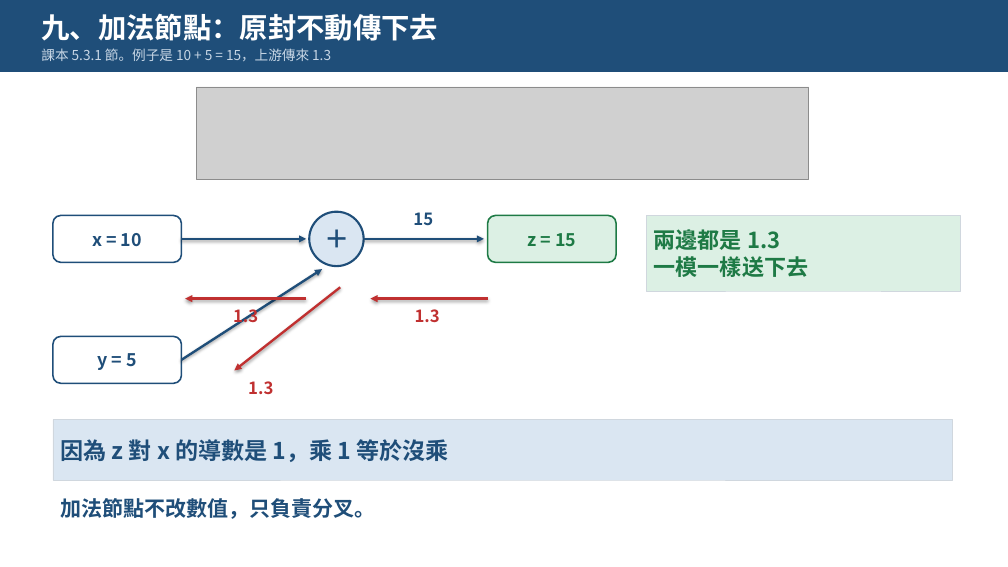
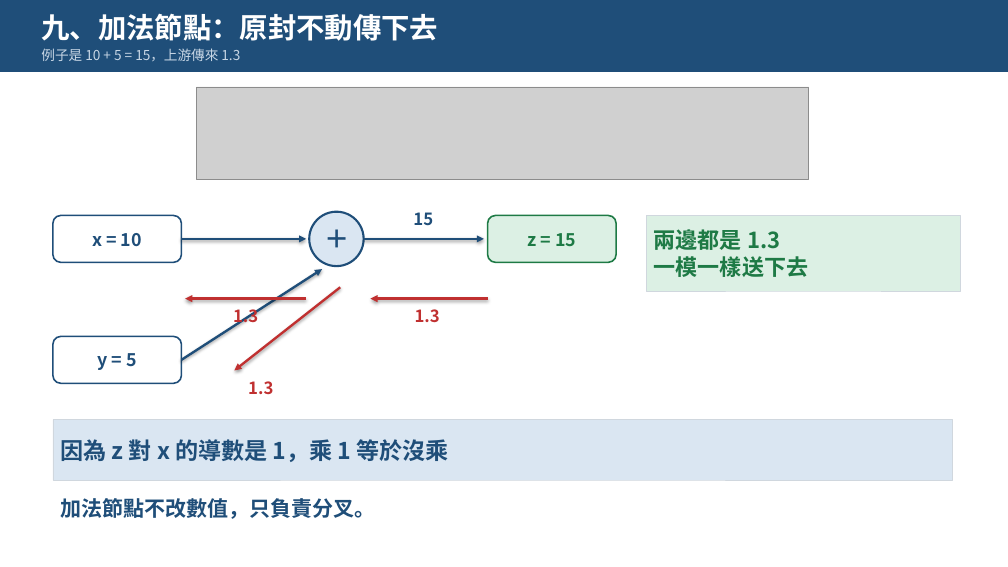
Before and after one commit to pychang-ai/115-1_DLMA, a slide deck: slide 11 of topics/backprop/課外主題_倒傳遞演算法.pptx. Drawn at 1008x567 pixels with LibreOffice and Linux fonts; fonts in the diff are those of the drawing; grey boxes stand for pictures. Boxes give left, top, right and bottom in pixels: in the first picture for what was removed or moved away, otherwise in the second. Text is boxed around its words. In the diff, an @@ line names an element or a change of style, - is before the commit and + after.

```diff
--- a/topics/backprop/課外主題_倒傳遞演算法.pptx
+++ b/topics/backprop/課外主題_倒傳遞演算法.pptx
@@ text at <box>41,48,240,61</box>: text changed @@
-課本 5.3.1 節。例子是 10 + 5 = 15，上游傳來 1.3
+例子是 10 + 5 = 15，上游傳來 1.3
```
Also in this commit, not shown: 12 other slides changed, 23 other files.
